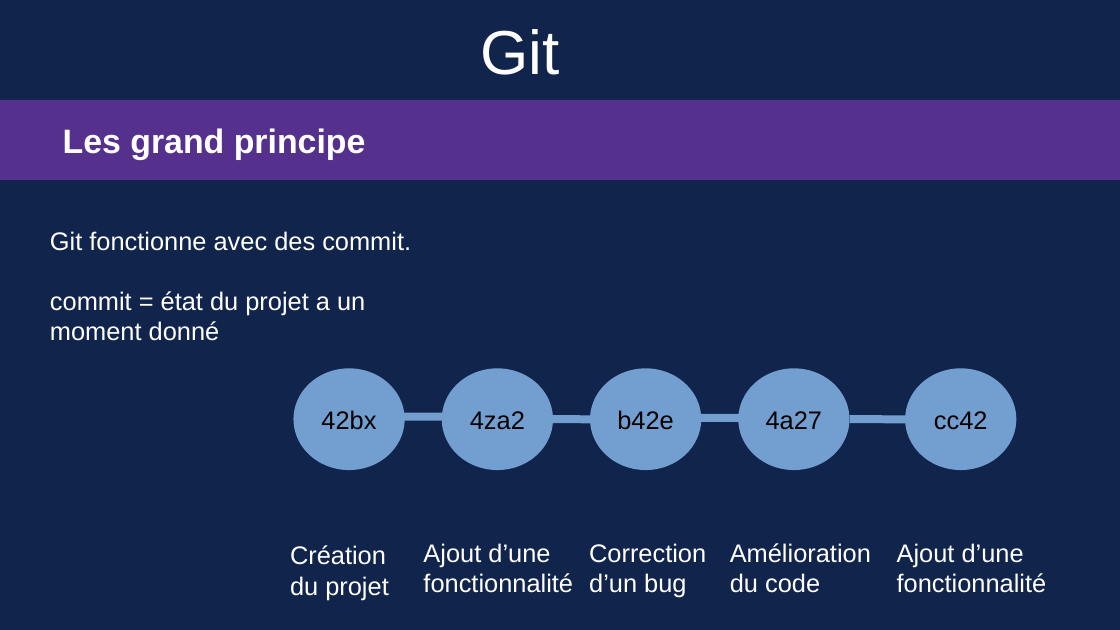
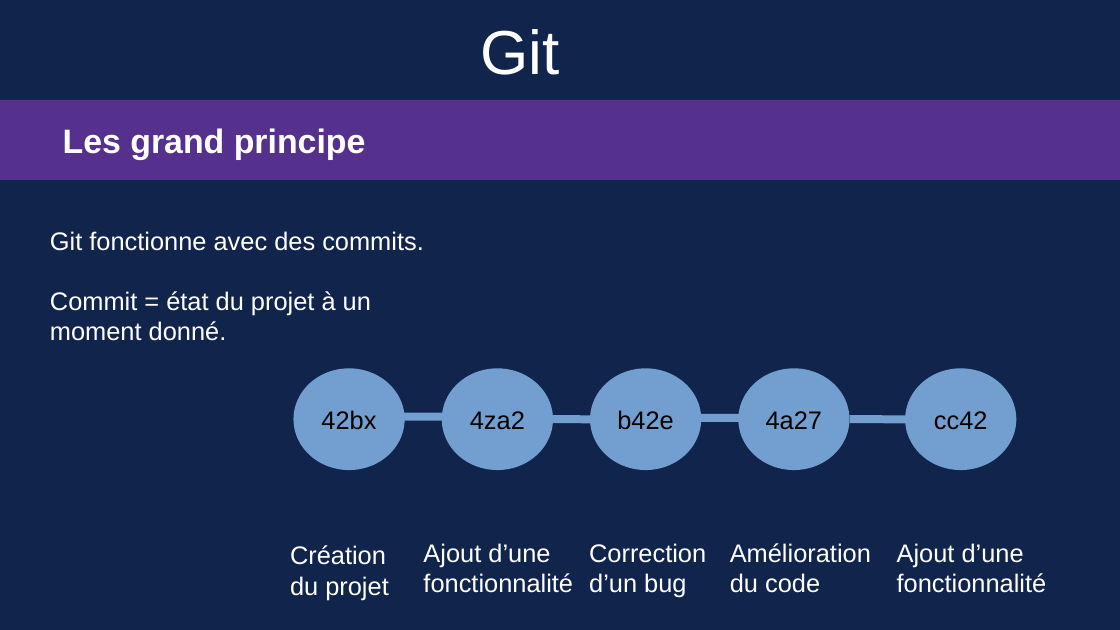
Before and after one commit to Sauvage89/guide_git, a slide deck: slide 4 of guide_git.odp. Drawn at 1120x630 pixels with LibreOffice and Linux fonts; fonts in the diff are those of the drawing. Boxes give left, top, right and bottom in pixels: in the first picture for what was removed or moved away, otherwise in the second. Text is boxed around its words. In the diff, an @@ line names an element or a change of style, - is before the commit and + after.

```diff
--- a/guide_git.odp
+++ b/guide_git.odp
@@ text at bbox=[50, 231, 424, 251]: text changed @@
-Git fonctionne avec des commit.
+Git fonctionne avec des commits.
@@ text at bbox=[50, 291, 371, 341]: text changed @@
-commit = état du projet a un moment donné
+Commit = état du projet à un moment donné.
```
Also in this commit, not shown: 7 other slides changed, 13 slides added.
